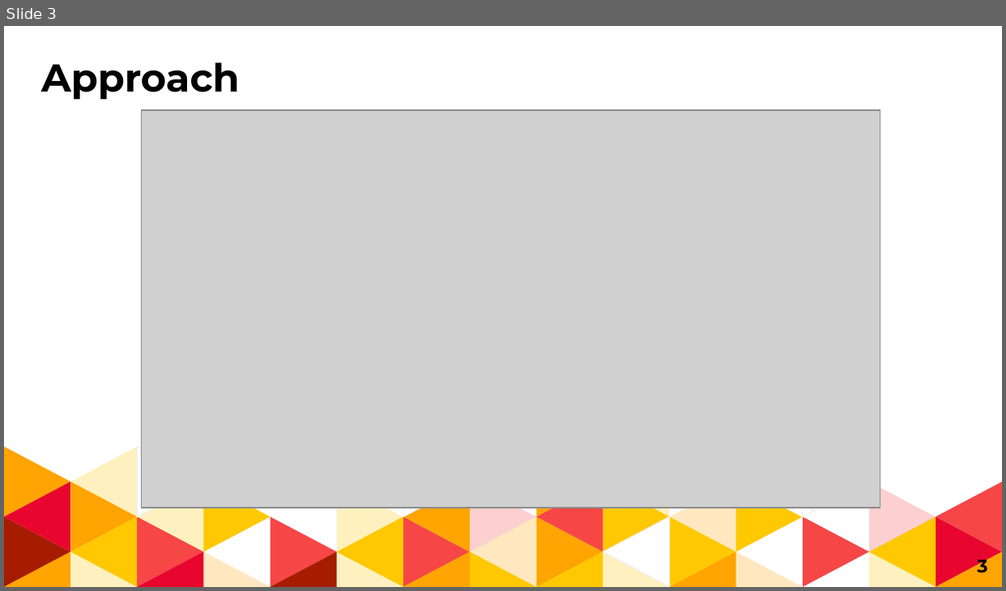
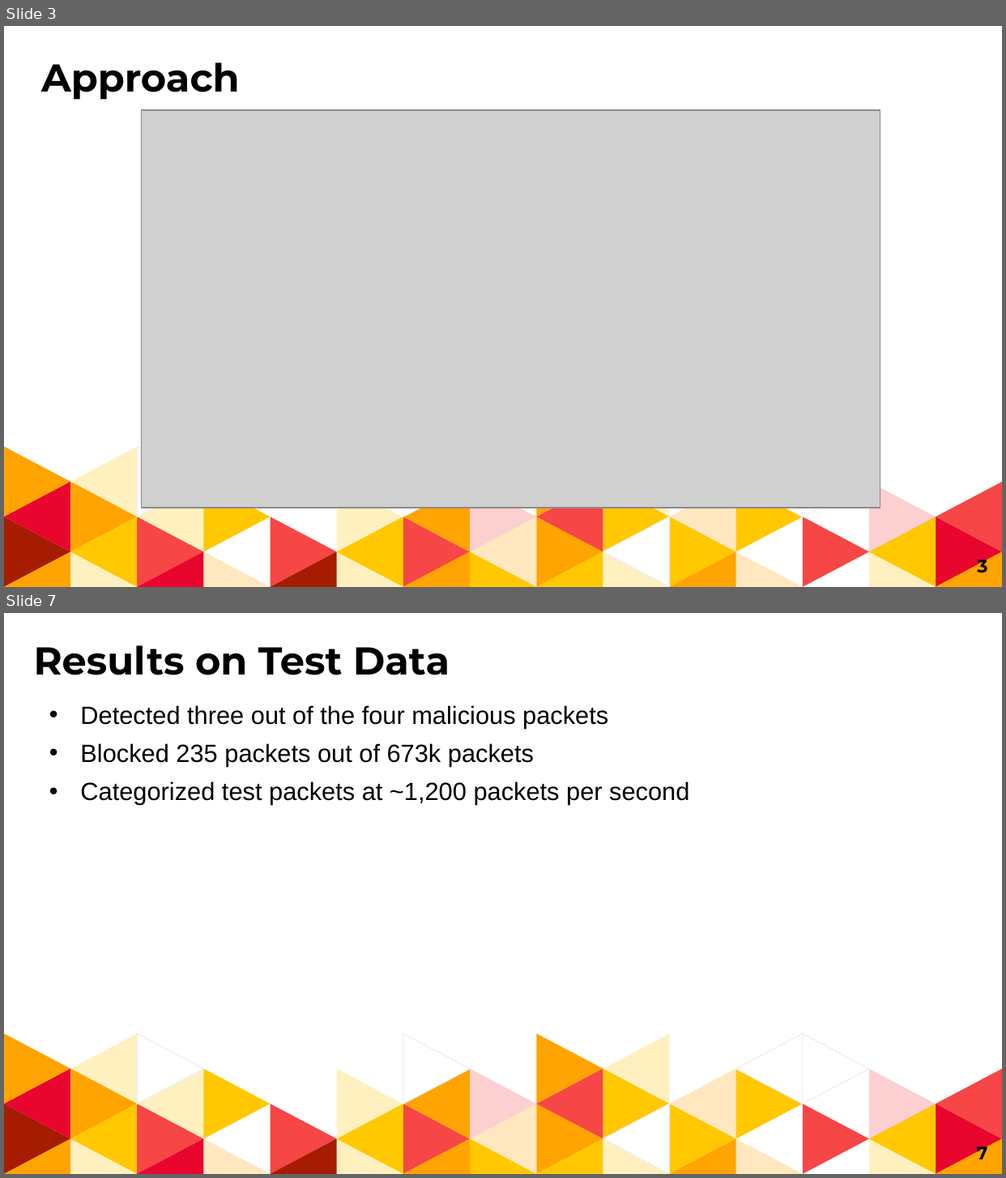
Before and after one commit to manalgandhi/Viterbi_Hackathon_2018, a slide deck: Team1.pptx. Shown one above the other, each under a label of ours: slide 3 before the commit, slides 3 and 7 after it; the slides between them are not shown. The pictures are 1006x591 and 1006x1178 pixels, drawn with LibreOffice and Linux fonts; fonts in the diff are those of the drawing; grey boxes stand for pictures. Boxes give left, top, right and bottom in pixels: in the first picture for what was removed or moved away, otherwise in the second. Text is boxed around its words. In the diff, an @@ line names an element or a change of style, - is before the commit and + after.

```diff
--- a/Team1.pptx
+++ b/Team1.pptx
@@ slide 7 added at (4,613,1002,1174), background #FFFFFF; not listed: 48 template elements that a slide beside it also shows @@
@@ subtitle added at (34,645,450,675), 28 pt, text #000000, bold @@
+Results on Test Data
@@ text added at (80,705,689,805), 18 pt, text #000000 @@
+• Detected three out of the four malicious packets
+• Blocked 235 packets out of 673k packets
+• Categorized test packets at ~1,200 packets per second
@@ page number added at (977,1143,988,1160), 13 pt, text #000000, bold @@
+7
```
Also in this commit, not shown: 5 slides changed, 1 other slide added, 1 other file.
